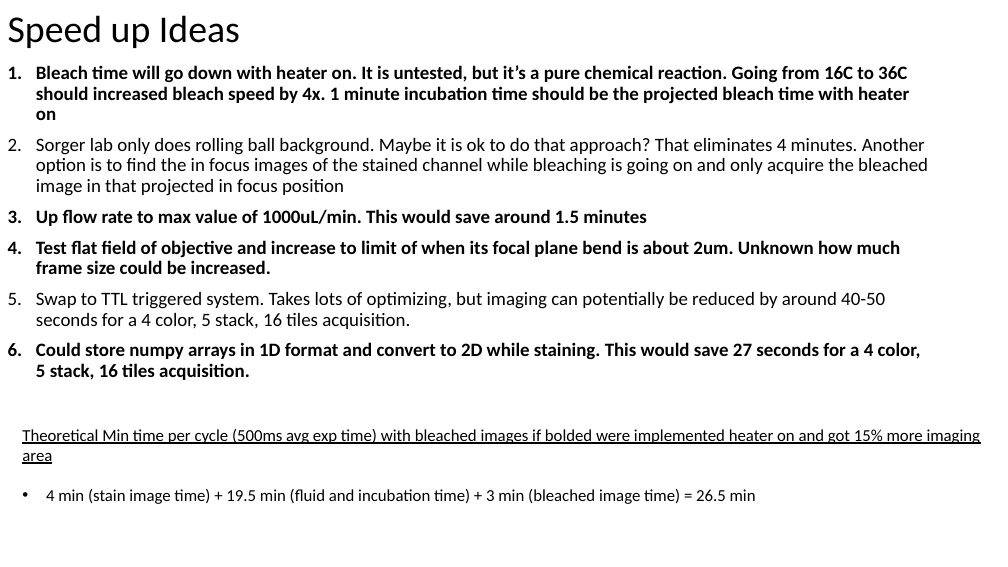
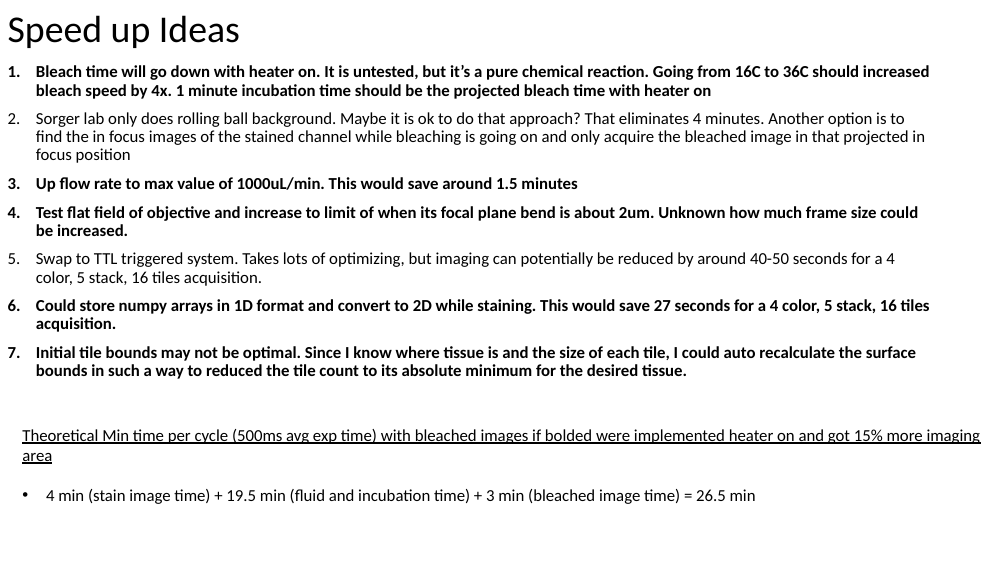
Before and after one commit to mdanderson03/SpectrePlex, a slide deck: slide 5 of Presentation/SpectrePlex Cycle Speed.pptx. Drawn at 1008x567 pixels with LibreOffice and Linux fonts; fonts in the diff are those of the drawing. Boxes give left, top, right and bottom in pixels: in the first picture for what was removed or moved away, otherwise in the second. Text is boxed around its words. In the diff, an @@ line names an element or a change of style, - is before the commit and + after.

```diff
--- a/Presentation/SpectrePlex Cycle Speed.pptx
+++ b/Presentation/SpectrePlex Cycle Speed.pptx
@@ text at [36,65,930,332]: size 18 to 16 pt in "Bleach time will go down with heater ...", "Sorger lab only does rolling ball background. ...", "Up flow rate to max value of ...", "Test flat field of objective and increase ..." and 2 more places @@
@@ text at [36,346,916,379]: paragraph added @@
+7. Initial tile bounds may not be optimal. Since I know where tissue is and the size of each tile, I could auto recalculate the surface bounds in such a way to reduced the tile count to its absolute minimum for the desired tissue.
```
Also in this commit, not shown: 2 other files.
